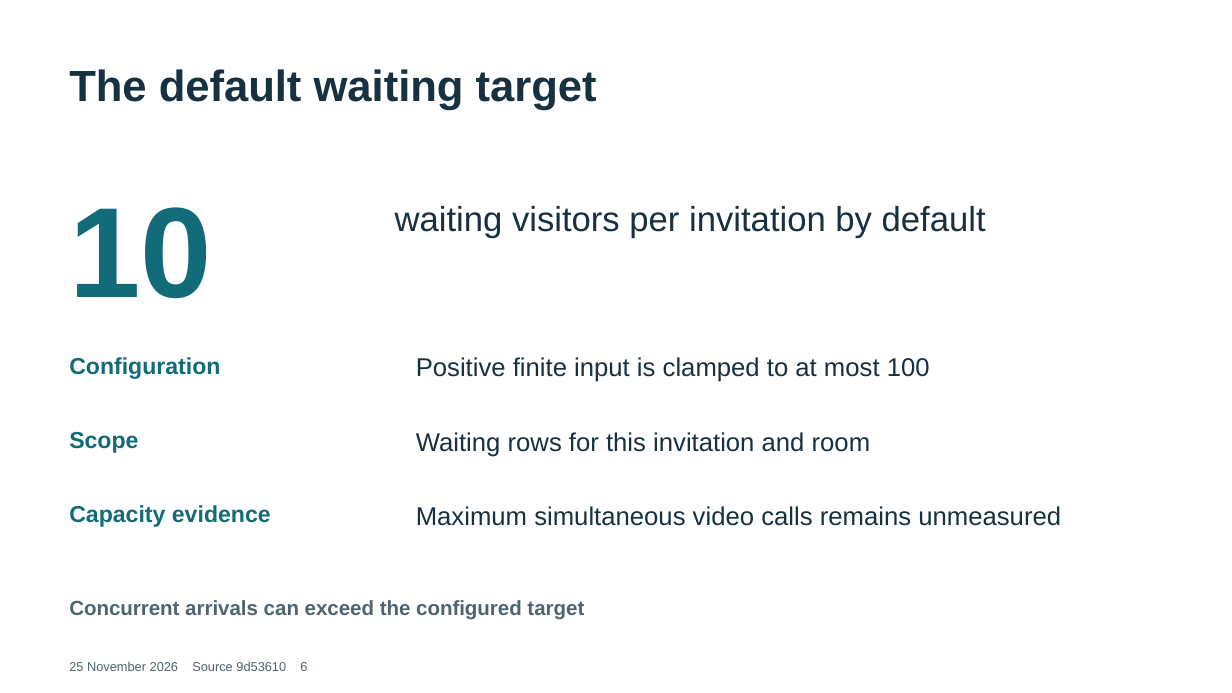
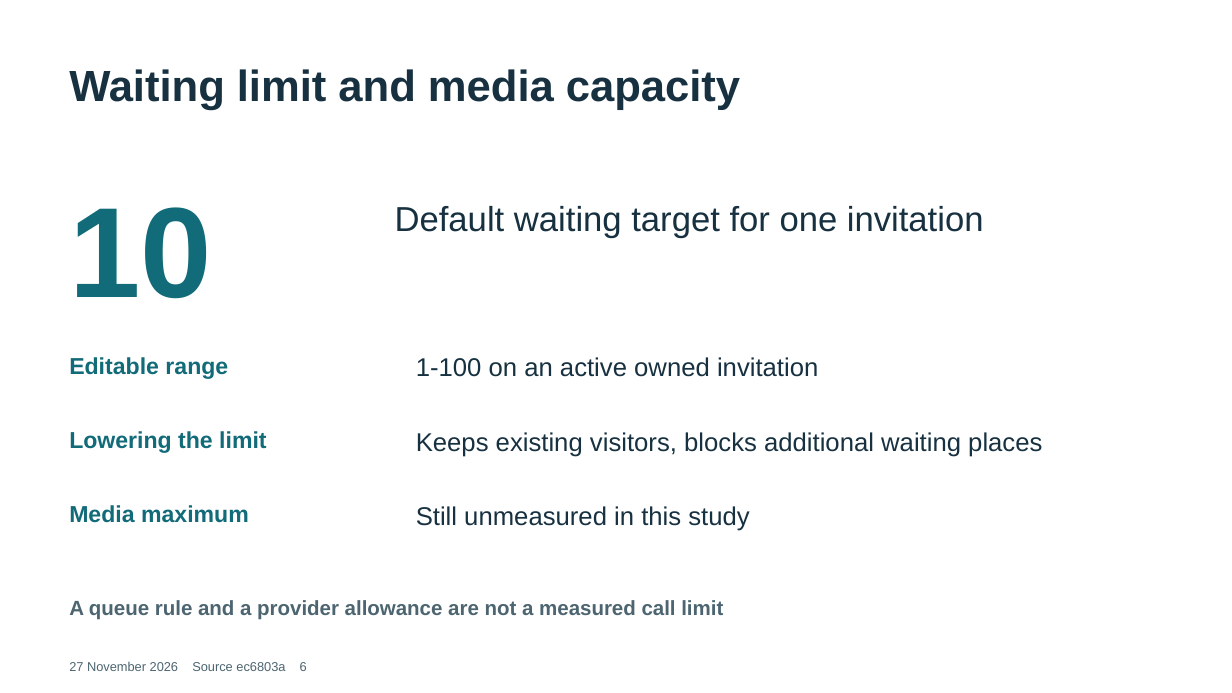
Before and after one commit to Garrette27/Livekit, a slide deck: slide 6 of docs/thesis-defense/TeleConsole-Waiting-Queue-and-Title-Defense.pptx. Drawn at 1232x693 pixels with LibreOffice and Linux fonts; fonts in the diff are those of the drawing. Boxes give left, top, right and bottom in pixels: in the first picture for what was removed or moved away, otherwise in the second. Text is boxed around its words. In the diff, an @@ line names an element or a change of style, - is before the commit and + after.

```diff
--- a/docs/thesis-defense/TeleConsole-Waiting-Queue-and-Title-Defense.pptx
+++ b/docs/thesis-defense/TeleConsole-Waiting-Queue-and-Title-Defense.pptx
@@ text at bbox=[69, 69, 740, 110]: text changed @@
-The default waiting target
+Waiting limit and media capacity
@@ text at bbox=[395, 206, 984, 239]: text changed @@
-waiting visitors per invitation by default
+Default waiting target for one invitation
@@ text at bbox=[69, 357, 228, 379]: text changed @@
-Configuration
+Editable range
@@ text at bbox=[416, 357, 818, 377]: text changed @@
-Positive finite input is clamped to at most 100
+1-100 on an active owned invitation
@@ text at bbox=[69, 431, 266, 453]: text changed @@
-Scope
+Lowering the limit
@@ text at bbox=[416, 432, 1042, 457]: text changed @@
-Waiting rows for this invitation and room
+Keeps existing visitors, blocks additional waiting places
@@ text at bbox=[69, 505, 249, 523]: text changed @@
-Capacity evidence
+Media maximum
@@ text at bbox=[416, 506, 749, 531]: text changed @@
-Maximum simultaneous video calls remains unmeasured
+Still unmeasured in this study
@@ text at bbox=[69, 600, 723, 620]: text changed @@
-Concurrent arrivals can exceed the configured target
+A queue rule and a provider allowance are not a measured call limit
@@ text at bbox=[69, 662, 307, 671]: text changed @@
-25 November 2026 Source 9d53610 6
+27 November 2026 Source ec6803a 6
```
Also in this commit, not shown: 7 other slides changed, 6 slides added, 6 slides removed, 32 other files.
